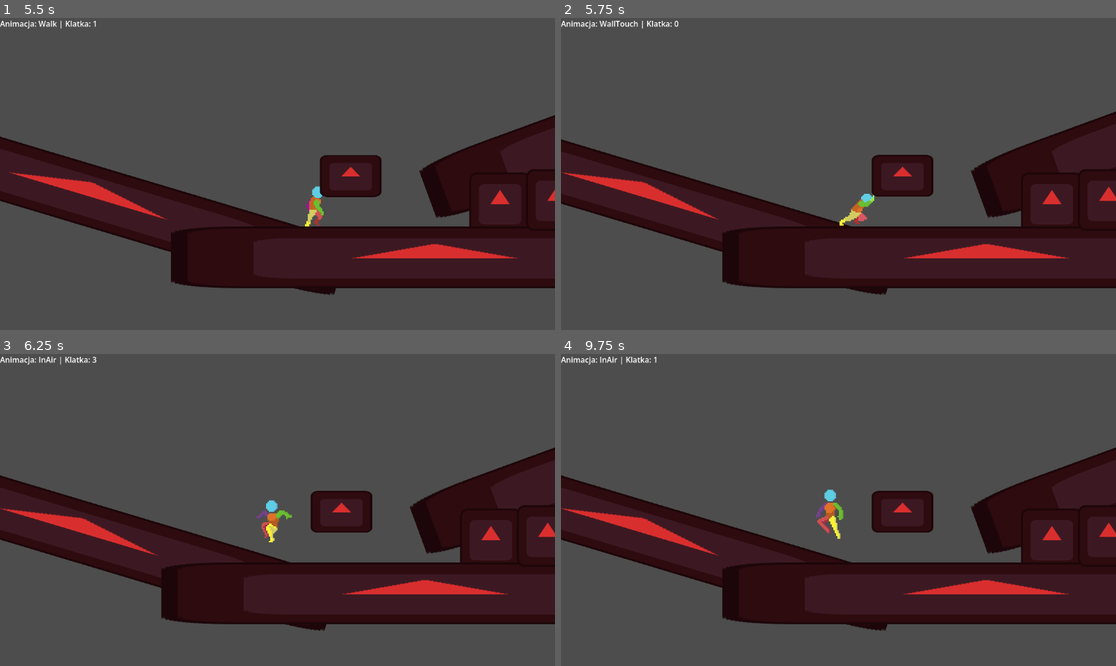
Above: before the commit, frames 1-4 (two rows, left to right).
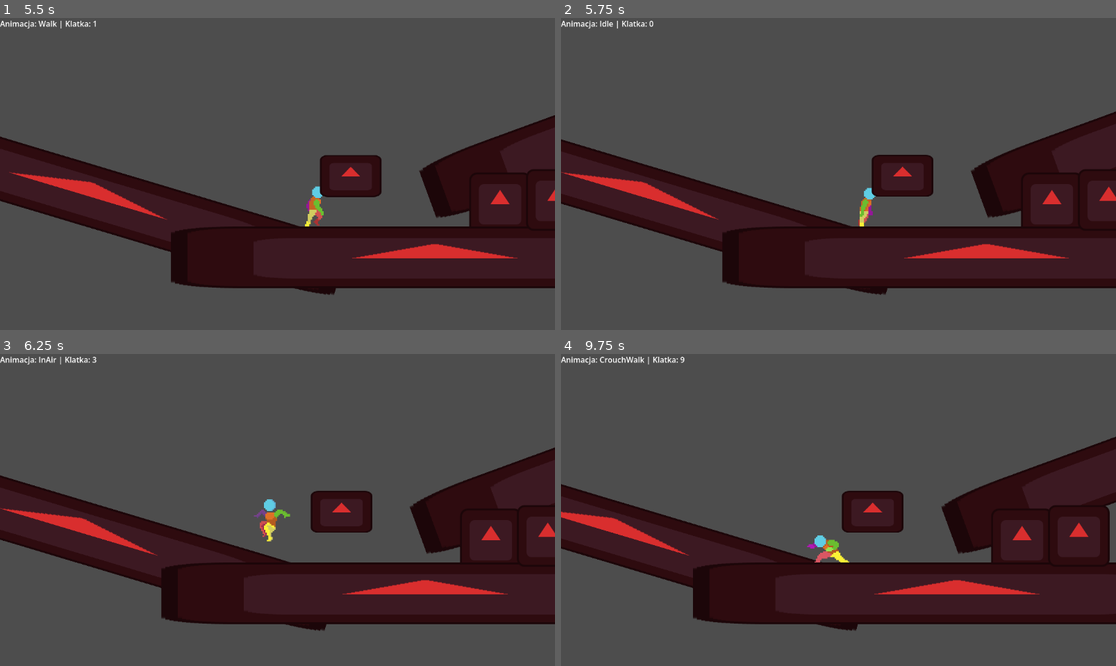
Above: after the commit, the same moments.

Repository: TatusFilipek/GodotTryEndError
Game: Godot game, scene res://scenes/main.tscn
Two runs of this game, one before a commit and one after it. Both use one fixed random seed, a clock stepped at 60 frames per second and the inputs below. The engine's default icon, where the game draws it, is replaced by a stand-in: a white triangle on a blue panel in a dark square.
Inputs (mouse positions are in pixels of both pictures, inside the frame that each line leads up to):
- Up to frame 1 (5.5 s): move the mouse to (399, 158) at 0.52 s; hold Ctrl (crouch) 0.53-1.28 s; hold D (moveRight) 0.53-2.03 s; tap Space (jump) at 0.77, 1.07, 1.52, 1.55, 1.82, 2.1, 3.02, 3.32, 3.77, 3.8, 4.07, 4.52, 4.82 s; tap Q (dash) at 0.8, 1.35, 3.05, 3.6, 5.3 s; move the mouse to (166, 189) at 1.27 s; move the mouse to (333, 105) at 2.02 s; hold A (moveLeft) 2.03-2.78 s; hold Ctrl (crouch) 2.03-2.78 s; move the mouse to (249, 236) at 2.77 s; hold D (moveRight) 2.78-4.28 s; tap Ctrl (crouch) at 2.85, 4.55 s; move the mouse to (444, 220) at 3.52 s; move the mouse to (111, 127) at 4.27 s; hold A (moveLeft) 4.28-5.03 s; right-click (111, 127) at 4.35 s; move the mouse to (305, 174) at 5.02 s; press the mouse at (305, 174) at 5.03 s; hold D (moveRight) from 5.03 s (still down)
- Up to frame 2 (5.75 s): keep holding D (moveRight)
- Up to frame 3 (6.25 s): move the mouse to (194, 432) at 5.77 s; release D (moveRight) at 5.78 s; release the mouse at (194, 432) at 5.78 s; hold A (moveLeft) from 5.78 s (still down); tap Alt (sprint) at 5.85 s; tap Space (jump) at 6.02, 6.05 s
- Up to frame 4 (9.75 s): tap Space (jump) at 6.32, 6.77, 7.07, 7.52, 7.82, 8.1, 9.02, 9.32 s; move the mouse to (960, 494) at 6.52 s; hold Ctrl (crouch) 6.53-7.28 s; move the mouse to (727, 525) at 7.27 s; release A (moveLeft) at 7.28 s; hold D (moveRight) 7.28-9.53 s; tap Q (dash) at 7.35, 9.6 s; move the mouse to (894, 441) at 8.02 s; move the mouse to (810, 572) at 8.77 s; tap Ctrl (crouch) at 8.85 s; move the mouse to (1005, 556) at 9.52 s; hold A (moveLeft) from 9.53 s (still down)

Frame 1 is identical in both runs. In frame 2, 0.5% of the frame differs, in the area x 6-57%, y 0-67%; in frame 3, 0.2%; in frame 4, 10%, in the area x 0-100%, y 0-89%.

Commit message:
za duzo bledow, proba zrobienia przechodzenia w odpowiedni stan po skoku, rollu oraz dashu

Diff:
--- a/scenes/player.tscn
+++ b/scenes/player.tscn
@@ -1522,12 +1522,11 @@
 &"WallTouch": SubResource("Animation_wnwbv")
 }
 
-[node name="Player" type="CharacterBody2D" unique_id=97587854 node_paths=PackedStringArray("CheckWall", "CheckLedge", "CheckHead", "CheckFloorFront", "CheckFloorBack", "CheckSpace", "Collider", "Sprite")]
+[node name="Player" type="CharacterBody2D" unique_id=97587854 node_paths=PackedStringArray("CheckLedge", "CheckHead", "CheckFloorFront", "CheckFloorBack", "CheckSpace", "Collider", "Sprite")]
 floor_snap_length = 15.0
 script = ExtResource("1_0wfyh")
 sprintMovementMult = 1.75
 jumpForce = 500
-CheckWall = NodePath("CheckWall")
 CheckLedge = NodePath("CheckLedge")
 CheckHead = NodePath("CheckHead")
 CheckFloorFront = NodePath("CheckFloorFront")
@@ -1546,9 +1545,14 @@
 shape = SubResource("RectangleShape2D_gl8cc")
 target_position = Vector2(0, 0)
 
-[node name="CheckWall" type="RayCast2D" parent="." unique_id=425645109]
+[node name="CheckWallTop" type="RayCast2D" parent="." unique_id=425645109]
 modulate = Color(0, 0, 0, 1)
 position = Vector2(16, -31)
+target_position = Vector2(15, 0)
+
+[node name="CheckWallBottom" type="RayCast2D" parent="." unique_id=1281354039]
+modulate = Color(0, 0, 0, 1)
+position = Vector2(16, 23)
 target_position = Vector2(15, 0)
 
 [node name="CheckFloorFront" type="RayCast2D" parent="." unique_id=1992772984]
--- a/scripts/crouch.gd
+++ b/scripts/crouch.gd
@@ -6,6 +6,7 @@
 	#resize collider
 	core.Collider.shape.set("height", 66)
 	core.Collider.position.y = 15
+	core.isCrouching = true
 	pass
 
 func exit() -> void:
@@ -19,6 +20,7 @@
 		if not core.isCollidingShapecast(core.CheckSpaceCrouch):
 			core.Collider.shape.set("height", 96)
 			core.Collider.position.y = 0
+			core.isCrouching = false
 		return
 	pass
 
@@ -27,4 +29,5 @@
 	if core.isCollidingShapecast(core.CheckSpaceCrouch): return
 	core.Collider.shape.set("height", 96)
 	core.Collider.position.y = 0
+	core.isCrouching = false
 	machine.change_state(_name)
--- a/scripts/dash.gd
+++ b/scripts/dash.gd
@@ -2,8 +2,6 @@
 class_name Dash
 
 var dashDirection : Vector2
-
-#TODO: fix being able to use dash twice while in the air when dashing from ground
 
 func enter() -> void:
 	super.enter()
@@ -43,7 +41,7 @@
 	if not isActive: return
 
 	if core.dashTimer <= 0:
-		machine.change_state("Idle")
+		machine.actionExit()
 		core.dashUses = 0
 		return
 
--- a/scripts/groundStates.gd
+++ b/scripts/groundStates.gd
@@ -16,7 +16,7 @@
 		machine.change_state("FallIdle")
 		return
 
-	if core.jumpInputBufferTimer > 0 and core.coyoteTimer > 0:
+	if core.CanJump() and not core.isCollidingShapecast(core.CheckSpaceCrouch):
 		core.coyoteTimer = 0
 		core.jumpInputBufferTimer = 0
 		machine.change_state("Jump")
@@ -26,7 +26,7 @@
 		machine.change_state("Dash")
 		return
 
-	if core.is_on_wall():
+	if core.isOnWall():
 		machine.change_state("WallTouch")
 		return
 	pass
--- a/scripts/ledgeClimb.gd
+++ b/scripts/ledgeClimb.gd
@@ -17,7 +17,7 @@
 
 	postAnimPos = core.ledgePosition
 
-	postAnimPos.x += core.CheckWall.position.x + 17 * core.facingDirection
+	postAnimPos.x += core.CheckWallTop.position.x + 17 * core.facingDirection
 	postAnimPos.y += core.CheckLedge.position.y - 7
 	pass
 
--- a/scripts/player.gd
+++ b/scripts/player.gd
@@ -41,7 +41,8 @@
 
 @export var ALLMOVEMENTVARIABLE = 100
 
-@export var CheckWall : RayCast2D
+@export var CheckWallTop : RayCast2D
+@export var CheckWallBottom : RayCast2D
 @export var CheckLedge : RayCast2D
 @export var CheckHead : RayCast2D
 @export var CheckFloorFront : RayCast2D
@@ -64,6 +65,7 @@
 var jumping : bool = false
 var dashing : bool = false
 var rolling : bool = false
+var isCrouching : bool = false
 var canChangeDir : bool = true
 
 var spriteRotation : float
@@ -76,7 +78,8 @@
 func _ready() -> void:
 	sprite = get_node("AnimatedSprite2D")
 	CheckLedge = get_node("CheckLedge")
-	CheckWall = get_node("CheckWall")
+	CheckWallTop = get_node("CheckWallTop")
+	CheckWallBottom = get_node("CheckWallBottom")
 	CheckHead = get_node("CheckHead")
 	CheckSpace = get_node("CheckSpace")
 	CheckSpaceCrouch = get_node("CheckSpaceCrouch")
@@ -136,11 +139,13 @@
 			facingDirection = ceil(MovementDirection())
 		sprite.flip_h = lastSpriteOrientation
 
-		if sign(CheckWall.target_position.x) != sign(facingDirection):
+		if sign(CheckWallTop.target_position.x) != sign(facingDirection):
 			CheckLedge.target_position.x *= -1
 			CheckLedge.position.x *= -1
-			CheckWall.target_position.x *= -1
-			CheckWall.position.x *= -1
+			CheckWallTop.target_position.x *= -1
+			CheckWallTop.position.x *= -1
+			CheckWallBottom.target_position.x *= -1
+			CheckWallBottom.position.x *= -1
 			CheckHead.target_position.x *= -1
 			CheckHead.position.x *= -1
 			CheckSpace.target_position.x *= -1
@@ -149,7 +154,7 @@
 			CheckFloorBack.position.x *= -1
 
 func IsLedgeDetected() -> bool:
-	var collision : bool = isCollidingRaycast(CheckWall) and not isCollidingRaycast(CheckHead)
+	var collision : bool = isCollidingRaycast(CheckWallTop) and not isCollidingRaycast(CheckHead)
 
 	if collision == true:
 		SetLedgePosition()
@@ -164,14 +169,14 @@
 	#bug fixxed
 	#NOTE: the couse of the bug was the length of the raycast. When checking for it the length must be the opposite of the offset for it to work correctly
 
-	ledgePosition.x = CheckWall.get_collision_point().x
+	ledgePosition.x = CheckWallTop.get_collision_point().x
 	ledgePosition.y = CheckLedge.get_collision_point().y
 
 	onLedgePosition = SetLedgeOffset(ledgePosition)
 
 func SetLedgeOffset(ledgePos : Vector2) -> Vector2:
 	#Player-Ledge offset idk how to calculate it smarter, will probably need to be fixxed later
-	ledgePos.x -= CheckWall.position.x
+	ledgePos.x -= CheckWallTop.position.x
 	ledgePos.y -= CheckLedge.position.y
 
 	return ledgePos
@@ -181,6 +186,9 @@
 
 func isOnGroundFully() -> bool:
 	return is_on_floor_only() and isCollidingRaycast(CheckFloorFront) and isCollidingRaycast(CheckFloorBack)
+
+func isOnWall() -> bool:
+	return isCollidingRaycast(CheckWallTop) and not isCrouching and is_on_wall()
 
 func CalcGravity() -> float:
 	var gravityMultiplier = normalGravityMult
@@ -190,6 +198,9 @@
 
 	return gravityMultiplier * gravityForce + velocity.y * gravityMultiplier/100
 
+func CanJump() -> bool:
+	return jumpInputBufferTimer > 0 and coyoteTimer > 0
+
 func isCollidingRaycast(raycast : RayCast2D) -> bool:
 	raycast.force_raycast_update()
 	raycast.force_update_transform()
--- a/scripts/roll.gd
+++ b/scripts/roll.gd
@@ -7,6 +7,8 @@
 
 func enter() -> void:
 	super.enter()
+
+	#lower collider
 
 	core.canChangeDir = false
 	core.rolling = true
--- a/scripts/rollGround.gd
+++ b/scripts/rollGround.gd
@@ -24,4 +24,4 @@
 func AnimationFinished() -> void:
 	core.rollAnimFrame = 0
 	animationPlayer.pause()
-	machine.change_state("Idle")
+	machine.actionExit()
--- a/scripts/rollInAir.gd
+++ b/scripts/rollInAir.gd
@@ -25,4 +25,4 @@
 func AnimationFinished() -> void:
 	core.rollAnimFrame = 0
 	animationPlayer.pause()
-	machine.change_state("FallIdle")
+	machine.actionExit()
--- a/scripts/stateMachine.gd
+++ b/scripts/stateMachine.gd
@@ -5,8 +5,10 @@
 var current_state: State
 var lastState : State
 
+var parent : Player
+
 func _ready() -> void:
-	var parent = get_parent()
+	parent = get_parent()
 	var sprite = parent.get_node("AnimatedSprite2D")
 	var animationTree = parent.get_node("AnimationTree")
 	var playback = animationTree.get("parameters/playback")
@@ -29,6 +31,15 @@
 	current_state = newState
 	current_state.enter()
 
+func actionExit() -> void:
+	if parent.isOnGround():
+		if parent.isCollidingShapecast(parent.CheckSpaceCrouch):
+			change_state("CrouchIdle")
+		else:
+			change_state("Idle")
+	else:
+		change_state("FallIdle")
+
 func _physics_process(delta: float) -> void:
 	if current_state:
 		current_state.physics_update(delta)
--- a/scripts/wallTouch.gd
+++ b/scripts/wallTouch.gd
@@ -17,7 +17,7 @@
 	super.physics_update(_delta)
 	if not isActive: return
 
-	if not core.isCollidingRaycast(core.CheckWall):
+	if not core.isOnWall():
 		machine.change_state("Idle")
 		return
 
